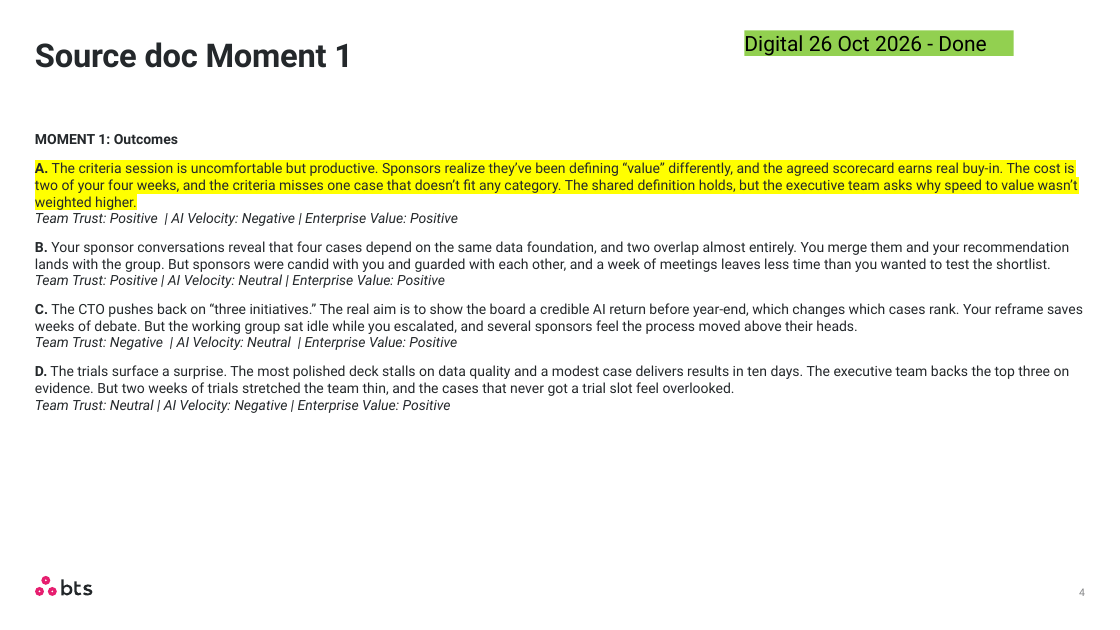
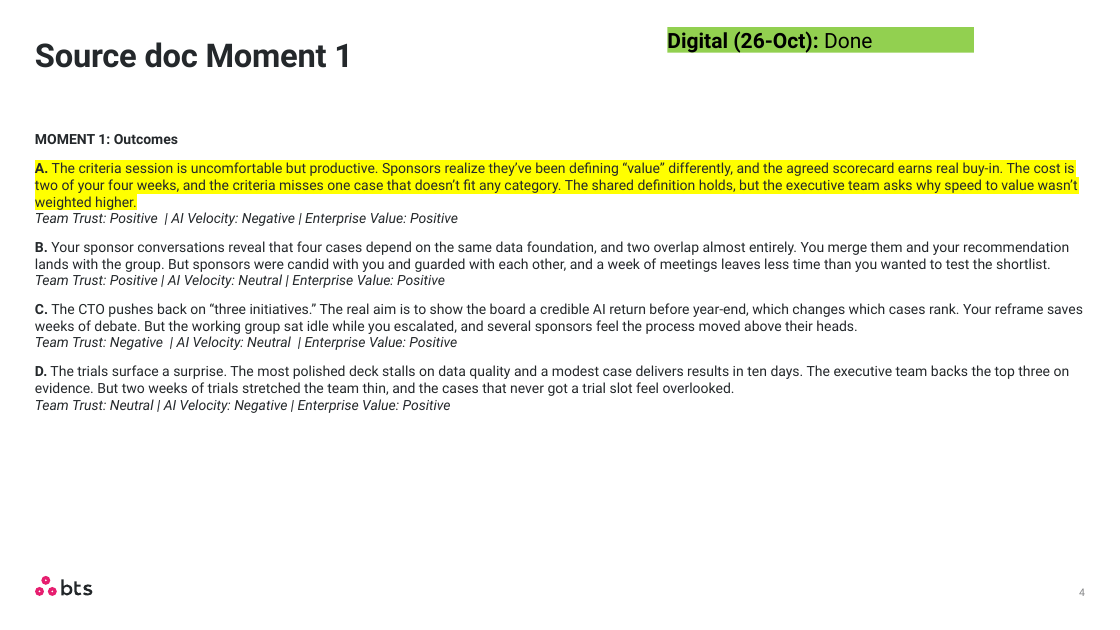
Before and after one commit to BTS-USA/BTS_BD_Marketing_MBS, a slide deck: slide 4 of _dev/Feedback/Consultant/23-Oct/10_23_2026_Update_For_Digital_Simulation.pptx. Drawn at 1120x630 pixels with LibreOffice and Linux fonts; fonts in the diff are those of the drawing. Boxes give left, top, right and bottom in pixels: in the first picture for what was removed or moved away, otherwise in the second. Text is boxed around its words. In the diff, an @@ line names an element or a change of style, - is before the commit and + after.

```diff
--- a/_dev/Feedback/Consultant/23-Oct/10_23_2026_Update_For_Digital_Simulation.pptx
+++ b/_dev/Feedback/Consultant/23-Oct/10_23_2026_Update_For_Digital_Simulation.pptx
@@ text in rectangle at (667, 28, 872, 54): text changed; bold on @@
-Digital 26 Oct 2026 - Done
+Digital (26-Oct): Done
@@ rectangle "Digital (26-Oct): Done": place and size @@
-rectangle "Digital (26-Oct): Done" at (744, 30, 1014, 55)
+rectangle "Digital (26-Oct): Done" at (668, 27, 975, 52)
```
Also in this commit, not shown: 6 other slides changed.
